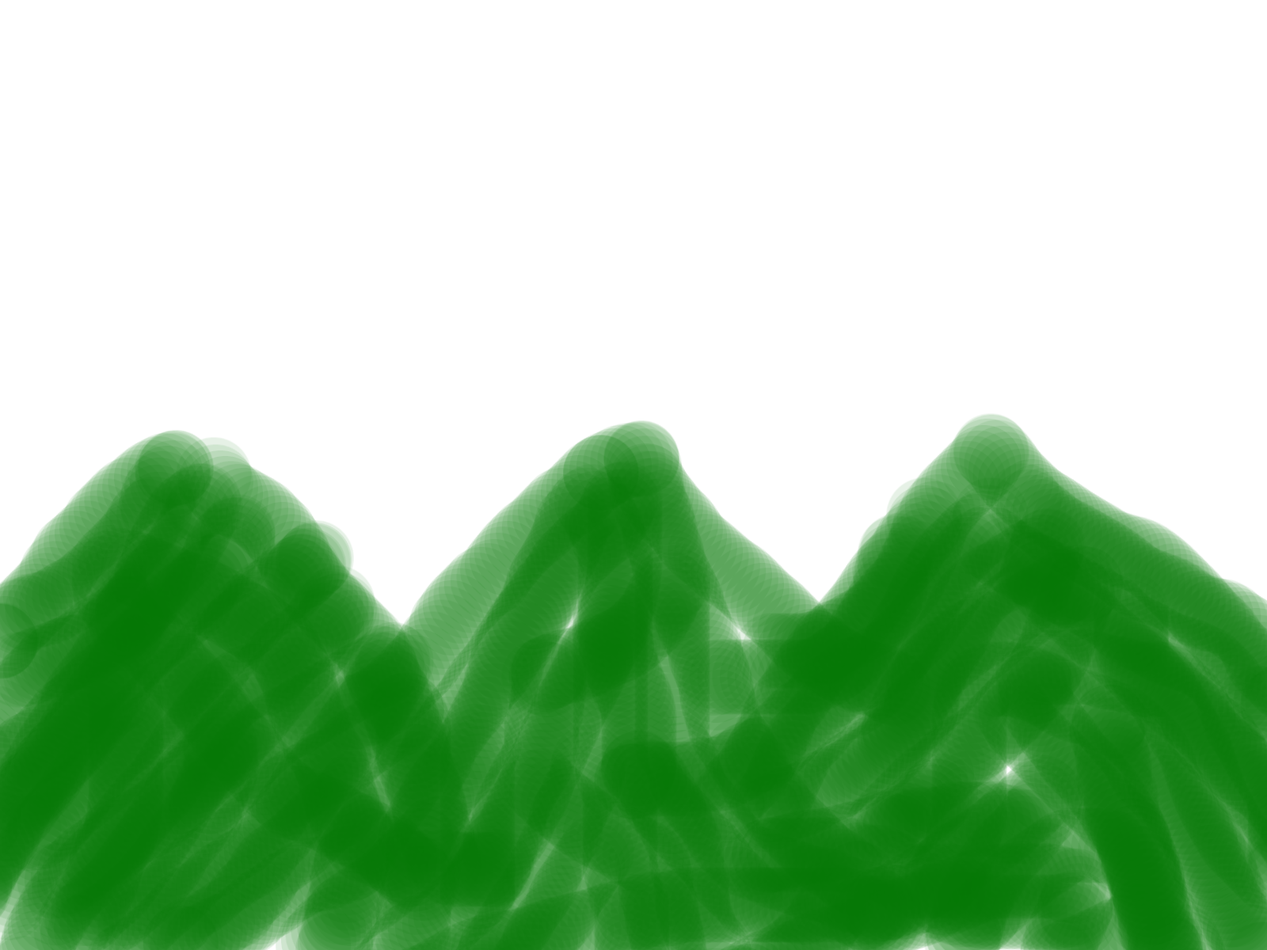
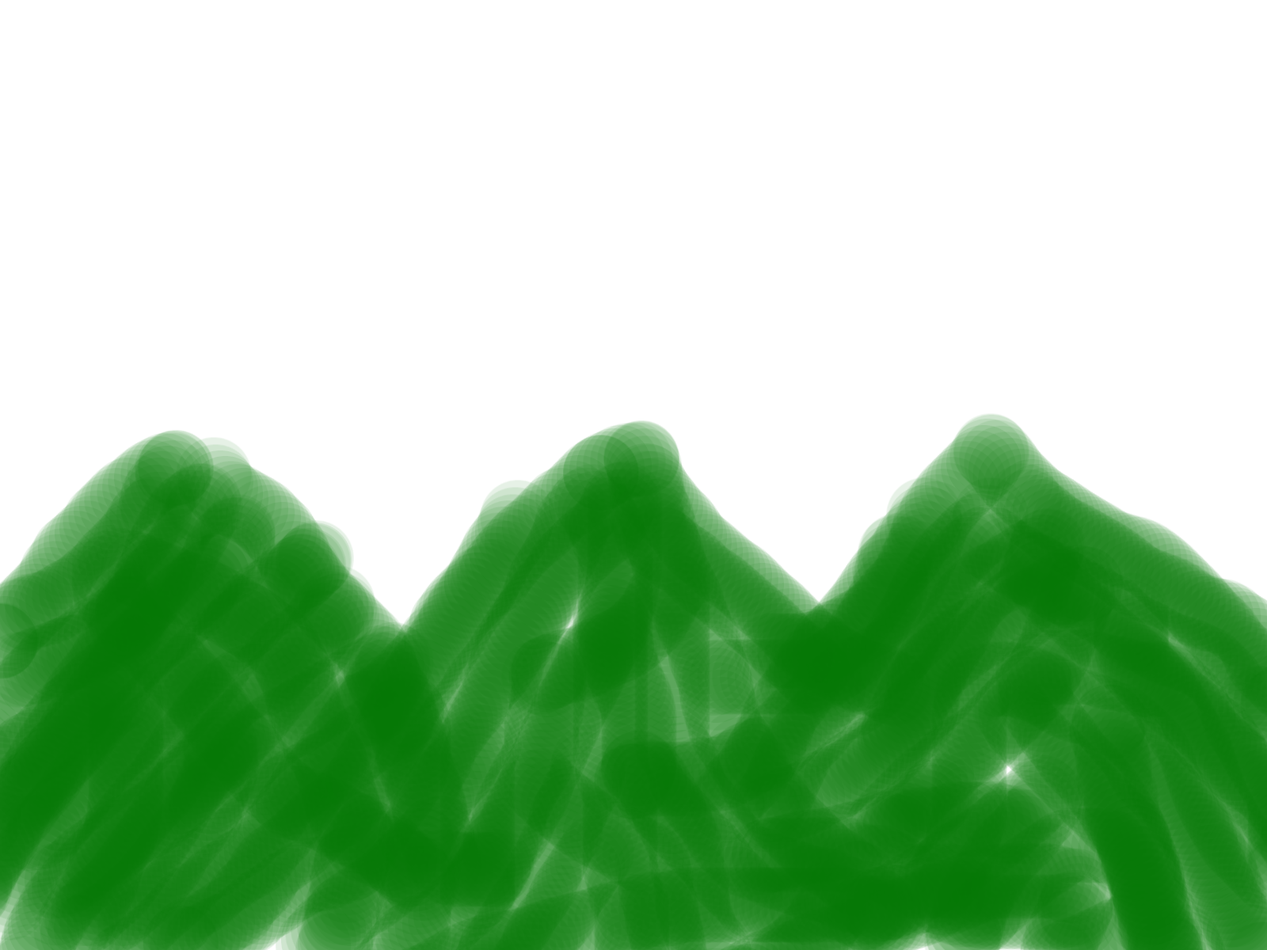
Before/after of a 1267 x 950 layered artwork. What changed in the layer stack:
painted on "Background" over [331,475,857,814]
